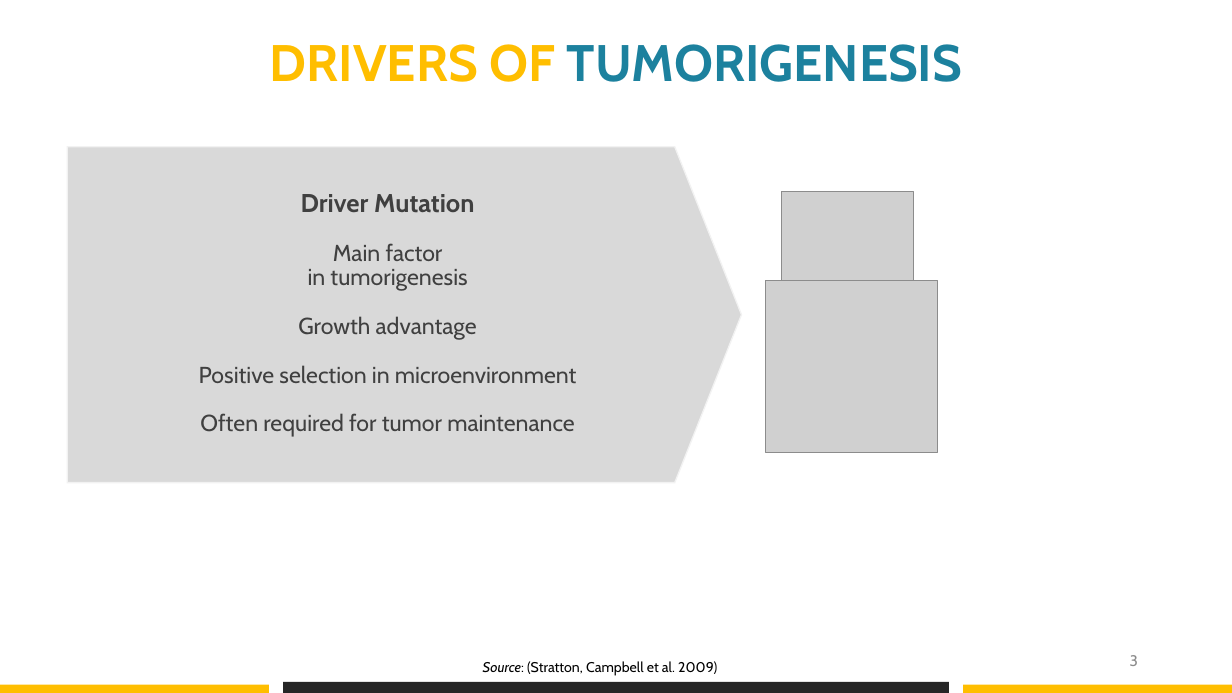
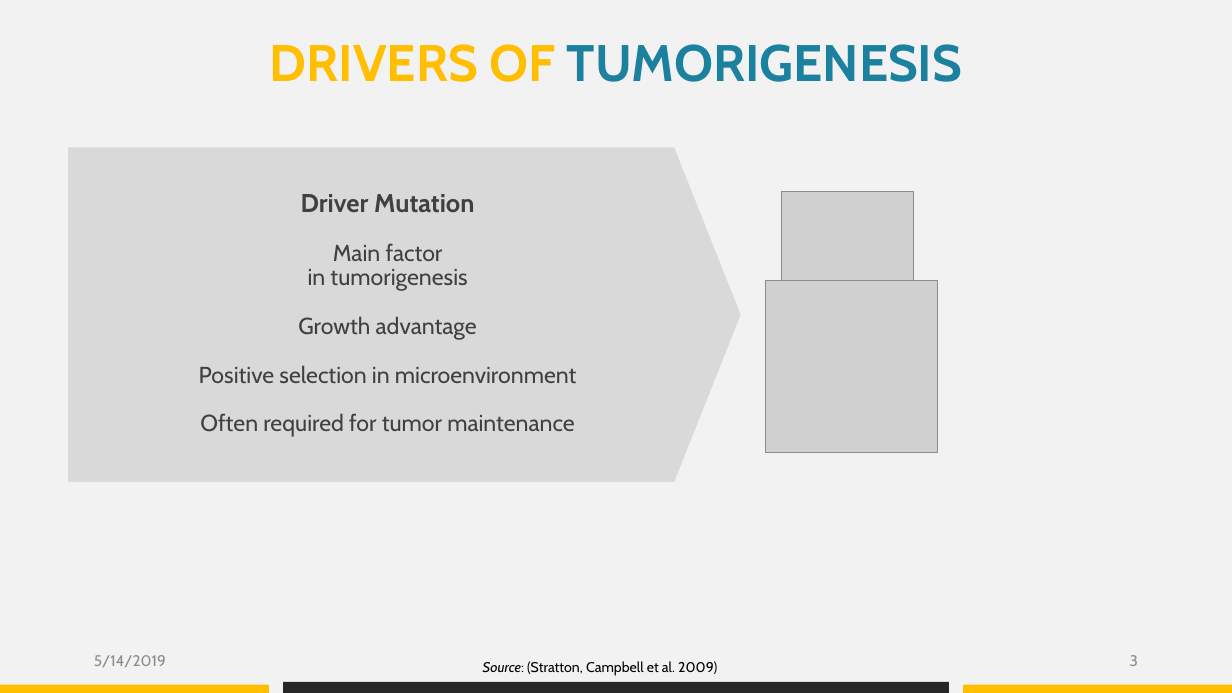
Before and after one commit to datascience-mobi/group-04-project-1-4, a slide deck: slide 3 of Project proposal_presentation_V1.pptx. Drawn at 1232x693 pixels with LibreOffice and Linux fonts; fonts in the diff are those of the drawing; grey boxes stand for pictures. Boxes give left, top, right and bottom in pixels: in the first picture for what was removed or moved away, otherwise in the second. Text is boxed around its words. In the diff, an @@ line names an element or a change of style, - is before the commit and + after.

```diff
--- a/Project proposal_presentation_V1.pptx
+++ b/Project proposal_presentation_V1.pptx
@@ background #FFFFFF to #F2F2F2 @@
@@ text added at (94,655,166,667), 12 pt, text #8C8C8C @@
+5/14/2019
```
Also in this commit, not shown: 5 other slides changed.
